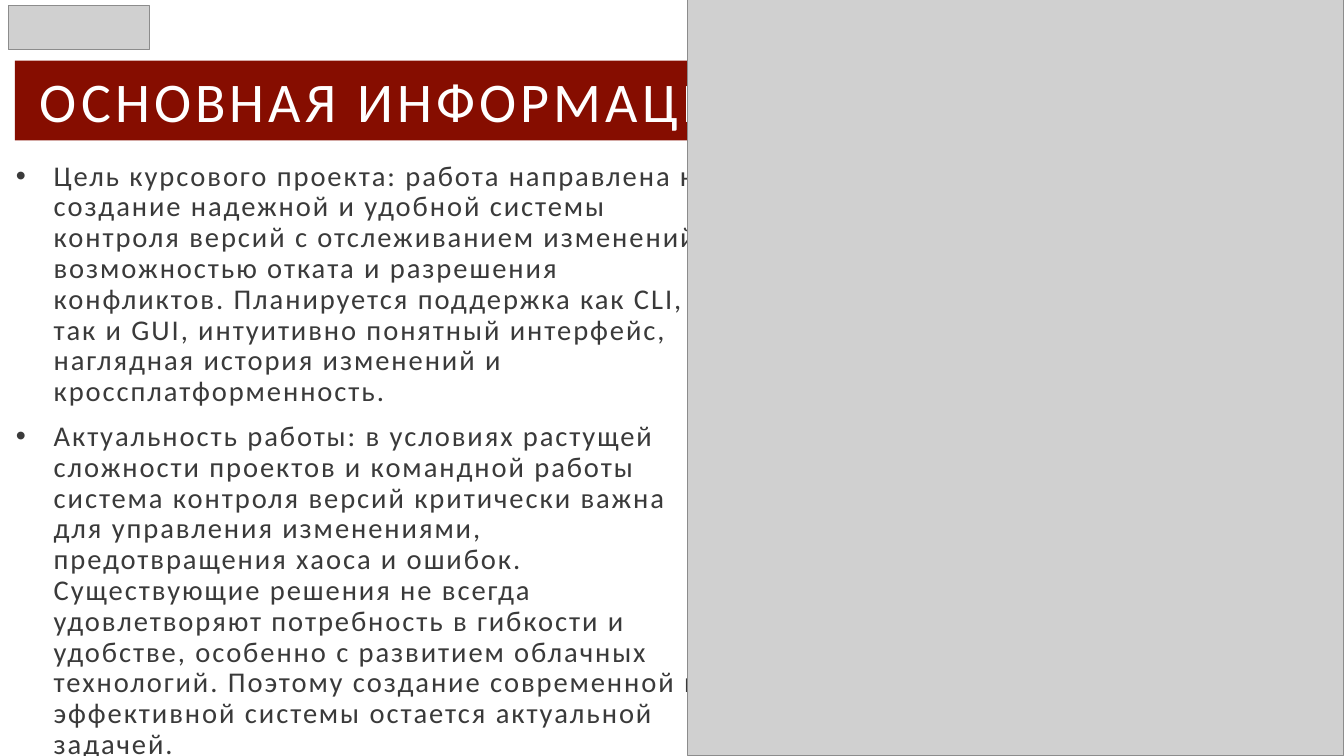
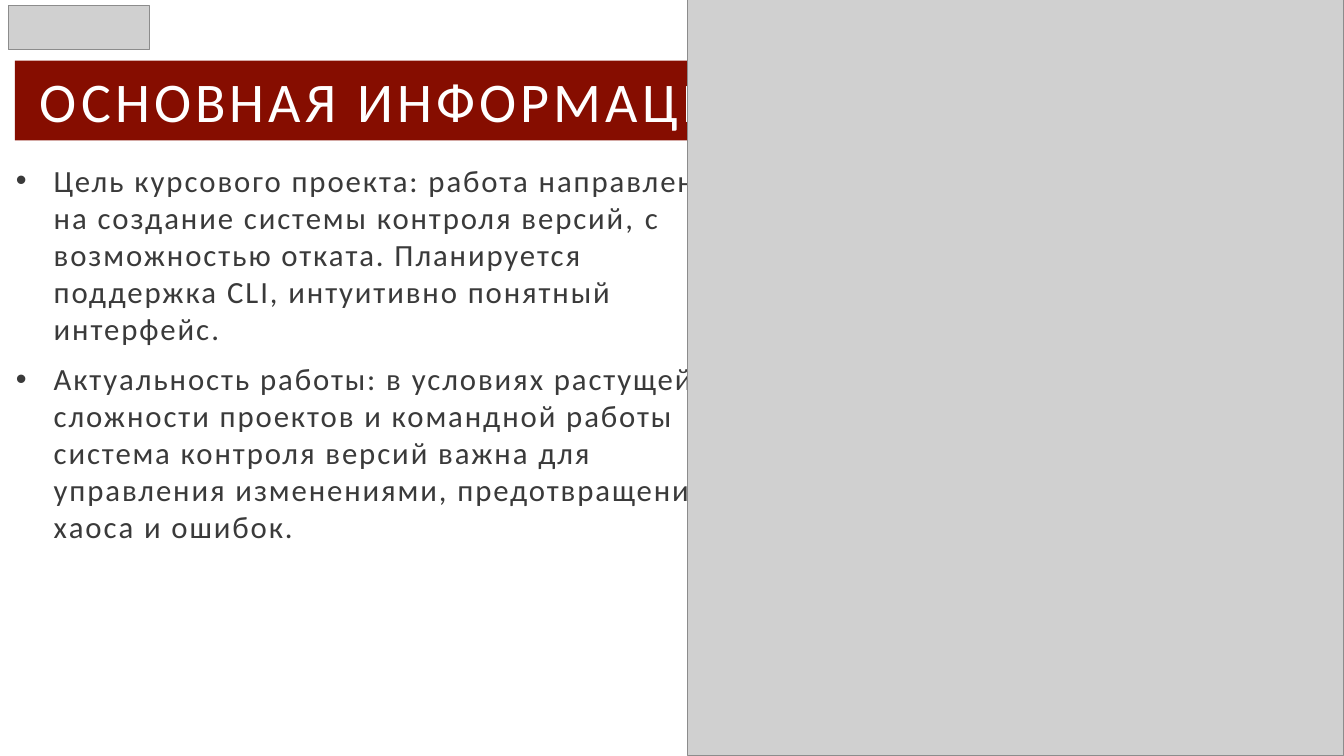
Before and after one commit to Taburet-Killer/CSV, a slide deck: slide 6 of CSV-presetation.pptx. Drawn at 1344x756 pixels with LibreOffice and Linux fonts; fonts in the diff are those of the drawing; grey boxes stand for pictures. Boxes give left, top, right and bottom in pixels: in the first picture for what was removed or moved away, otherwise in the second. Text is boxed around its words. In the diff, an @@ line names an element or a change of style, - is before the commit and + after.

```diff
--- a/CSV-presetation.pptx
+++ b/CSV-presetation.pptx
@@ subtitle at [54,166,711,538]: text changed; size 20.4 to 22 pt @@
-• Цель курсового проекта: работа направлена на создание надежной и удобной системы контроля версий с отслеживанием изменений, возможностью отката и разрешения конфликтов. Планируется поддержка как CLI, так и GUI, интуитивно понятный интерфейс, наглядная история изменений и кроссплатформенность.
-• Актуальность работы: в условиях растущей сложности проектов и командной работы система контроля версий критически важна для управления изменениями, предотвращения хаоса и ошибок. Существующие решения не всегда удовлетворяют потребность в гибкости и удобстве, особенно с развитием облачных технологий. Поэтому создание современной и эффективной системы остается актуальной задачей.
+• Цель курсового проекта: работа направлена на создание системы контроля версий, c возможностью отката. Планируется поддержка CLI, интуитивно понятный интерфейс.
+• Актуальность работы: в условиях растущей сложности проектов и командной работы система контроля версий важна для управления изменениями, предотвращения хаоса и ошибок.
```
Also in this commit, not shown: 8 other slides changed, 1 other file.
